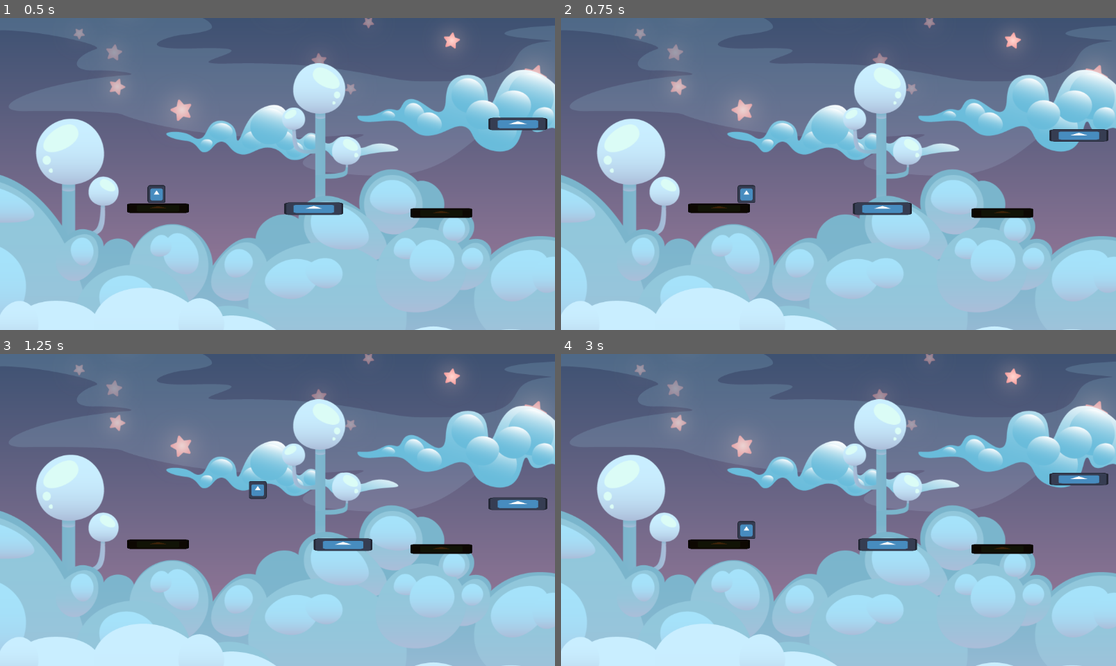
Above: before the commit, frames 1-4 (two rows, left to right).
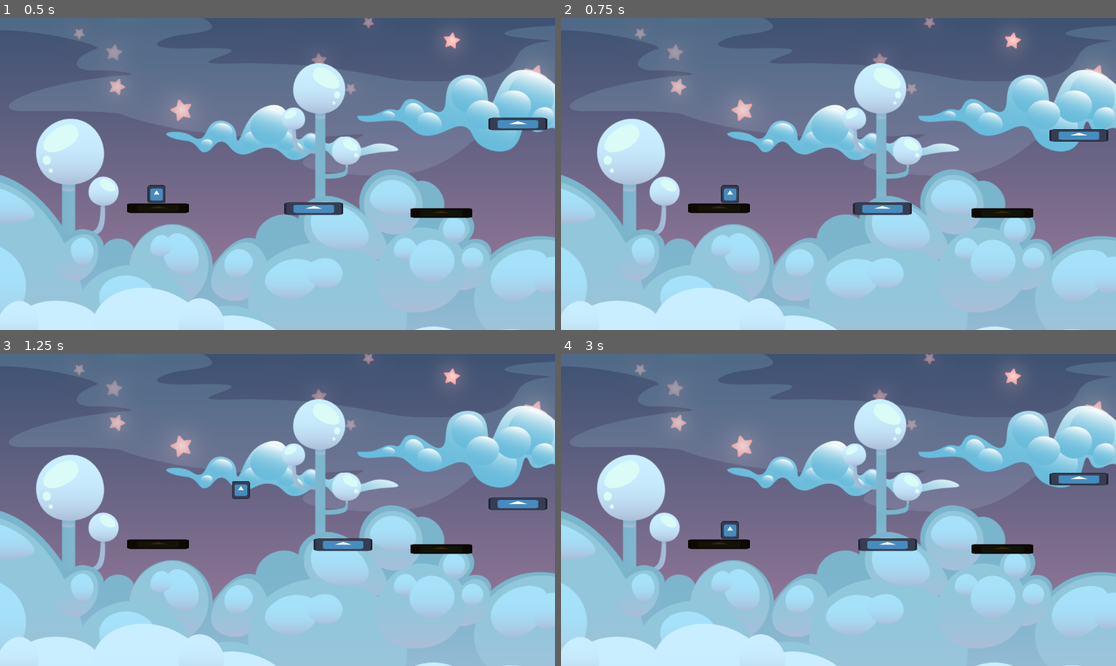
Above: after the commit, the same moments.

Repository: danigeri/Brackeys-Game-Jam
Game: Godot game, scene res://scenes/GameLoop/game_loop.tscn
The game is run twice, just before and just after one commit, with the same random seed, the same clock (stepped at 60 frames per second) and the same inputs. The engine's default icon, where the game draws it, is replaced by a stand-in: a white triangle on a blue panel in a dark square.
Inputs (mouse positions are in pixels of both pictures, inside the frame that each line leads up to):
- Up to frame 1 (0.5 s): no input
- Up to frame 2 (0.75 s): move the mouse to (877, 208) at 0.52 s; press the mouse at (877, 208) at 0.53 s; hold Right (right) from 0.53 s (still down)
- Up to frame 3 (1.25 s): keep holding Right (right); tap Up (up) at 0.77 s
- Up to frame 4 (3 s): move the mouse to (1077, 503) at 1.27 s; release the mouse at (1077, 503) at 1.28 s; tap G (ghost_run) at 1.35 s; click (1077, 503) at 1.42 s; tap Up (up) at 1.52 s; tap Enter at 2 s; move the mouse to (1010, 469) at 2.02 s; release Right (right) at 2.03 s; hold Left (left) 2.03-2.78 s; tap P (player_run) at 2.1 s; click (1010, 469) at 2.17 s; move the mouse to (810, 572) at 2.77 s; hold Right (right) from 2.78 s (still down); click (810, 572) at 2.85 s

Frame 1 is identical in both runs. In frame 2, 0.4% of the frame differs, in the area x 28-36%, y 53-60%; in frame 3, 0.4%, in the area x 41-49%, y 40-47%; in frame 4, 0.4%.

Commit message:
acceleration added, friction added, platform moving max speed

Diff:
--- a/scenes/GameLoop/game_loop.gd
+++ b/scenes/GameLoop/game_loop.gd
@@ -9,8 +9,9 @@
 	pressed_cursor = preload("uid://cbdwnan67004a")
 	default_custom_cursor = preload("uid://cgxm8101sybcp")
 	#MusicPlayer.start_music()
-	GameEvents.ghost_mode_on.connect(use_ghost_camera)
-	#GameEvents.ghost_mode_on.emit(false)
+	GameEvents.ghost_mode_on.connect(handle_ghost_mode)
+	Input.set_mouse_mode(Input.MOUSE_MODE_HIDDEN)
+
 
 
 func _input(event: InputEvent) -> void:
@@ -20,7 +21,16 @@
 		else:
 			Input.set_custom_mouse_cursor(default_custom_cursor)
 
+func handle_ghost_mode(is_ghost_mode)-> void:
+	use_ghost_camera(is_ghost_mode)
+	show_hide_cursor(is_ghost_mode)
 
-func use_ghost_camera(value) -> void:
-	if value:
+func use_ghost_camera(is_ghost_mode) -> void:
+	if is_ghost_mode:
 		ghost_camera.make_current()
+
+func show_hide_cursor(is_ghost_mode):
+	if is_ghost_mode:
+		Input.set_mouse_mode(Input.MOUSE_MODE_VISIBLE)
+		Input.warp_mouse(get_viewport().get_visible_rect().size / 2)
+	else: Input.set_mouse_mode(Input.MOUSE_MODE_HIDDEN)
--- a/scenes/Platform/platform.gd
+++ b/scenes/Platform/platform.gd
@@ -18,8 +18,8 @@
 	_create_tween()
 
 
-func _physics_process(_delta: float):
-	handle_platform_moving()
+func _physics_process(delta: float):
+	handle_platform_moving(delta)
 	release_platform_on_releasing_click()
 
 
@@ -74,14 +74,15 @@
 			_create_tween()
 
 
-func handle_platform_moving() -> void:
+func handle_platform_moving(delta) -> void:
 	var mouse_pos = get_global_mouse_position()
 	if move:
 		if dir == "x":
-			position.x = clamp(mouse_pos.x, start_x - distance, start_x + distance)
+			var target_x = clamp(mouse_pos.x, start_x - distance, start_x + distance)
+			position.x = move_toward(position.x, target_x, distance * delta)
 		if dir == "y":
-			position.y = mouse_pos.y
-			position.y = clamp(mouse_pos.y, start_y - distance, start_y + distance)
+			var target_y = clamp(mouse_pos.y, start_y - distance, start_y + distance)
+			position.y = move_toward(position.y, target_y, distance * delta)
 
 	if Input.is_action_pressed("click") and enter:
 		move = true
--- a/scenes/Platform/platform.tscn
+++ b/scenes/Platform/platform.tscn
@@ -14,8 +14,6 @@
 script = ExtResource("1_7j252")
 
 [node name="CharacterBody2D" type="CharacterBody2D" parent="." unique_id=93609451]
-collision_layer = 3
-collision_mask = 3
 
 [node name="CollisionShape2D" type="CollisionShape2D" parent="CharacterBody2D" unique_id=1042479196]
 shape = SubResource("RectangleShape2D_7j252")
@@ -25,8 +23,6 @@
 texture = ExtResource("2_7j252")
 
 [node name="Area2D" type="Area2D" parent="." unique_id=1345579377]
-collision_layer = 3
-collision_mask = 3
 
 [node name="CollisionShape2D" type="CollisionShape2D" parent="Area2D" unique_id=1612562174]
 shape = SubResource("RectangleShape2D_34mie")
--- a/scenes/Player/player.gd
+++ b/scenes/Player/player.gd
@@ -2,6 +2,9 @@
 
 const SPEED = 300.0
 const JUMP_VELOCITY = -400.0
+const MAX_SPEED = 300.0
+const ACCELERATION = 1200.0
+const FRICTION = 1000.0
 
 var records = []
 var record_index: int = 0
@@ -80,15 +83,29 @@
 		left_button_is_down = false
 		right_button_is_down = false
 
-	if left_button_is_down and not right_button_is_down:
-		velocity.x = -1 * SPEED
-	elif right_button_is_down and not left_button_is_down:
-		velocity.x = 1 * SPEED
-	else:
-		velocity.x = move_toward(velocity.x, 0, SPEED)
-
+	calculate_movement(delta)
 	move_and_slide()
 
+func calculate_movement(delta) -> void:
+	var direction := 0
+
+	if left_button_is_down and not right_button_is_down:
+		direction = -1
+	elif right_button_is_down and not left_button_is_down:
+		direction = 1
+
+	if direction != 0:
+		velocity.x = move_toward(
+			velocity.x,
+			direction * MAX_SPEED,
+			ACCELERATION * delta
+		)
+	else:
+		velocity.x = move_toward(
+			velocity.x,
+			0,
+			FRICTION * delta
+		)
 
 func ghost_mode_on(value) -> void:
 	if !value:
